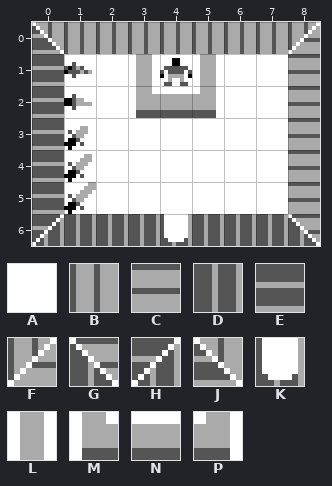
Level history. Tiled map: Towd/Resources/Maps/hometown-shoppe.tmx. That is the earlier state.
Cells are 8x8 px. Shown: x 0..8, y 0..6.
Key: from "Terrain": A 3 "Terrain", B 72 "Terrain", C 73 "Terrain", D 74 "Terrain", E 75 "Terrain", F 76 "Terrain", G 77 "Terrain", H 78 "Terrain", J 79 "Terrain", K 82 "Terrain", L 84 "Terrain", M 85 "Terrain", N 86 "Terrain", P 87 "Terrain".
_ is an empty cell.
Layers that did not change in this view are not listed.
Layer "RoomTiles" before, first column x 0:
0 JBBBBBBBF
1 EAALALAAC
2 EAAMNPAAC
3 EAAAAAAAC
4 EAAAAAAAC
5 EAAAAAAAC
6 HDDDKDDDG
And afterwards:
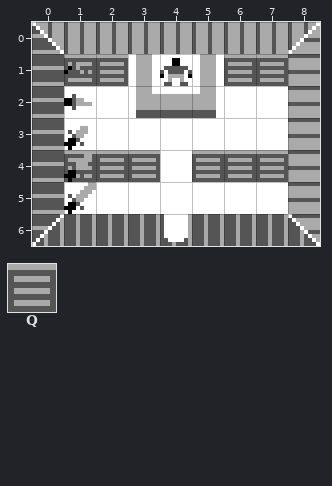
Further tiles: from "Terrain": Q 91 "Terrain".
The author wrote: need to fix quest giving dialogs in shoppe
From old to new:
Layer "RoomTiles":
The edit turns tile A into tile Q in row 1 at x 1 to 2 and 6 to 7; in row 4 at x 1 to 3 and 5 to 7.
Where, in picture pixels (left, top, right, bottom), the same in both pictures:
changed: (64, 54, 128, 86)
changed: (224, 54, 288, 86)
changed: (64, 150, 160, 182)
changed: (192, 150, 288, 182)
